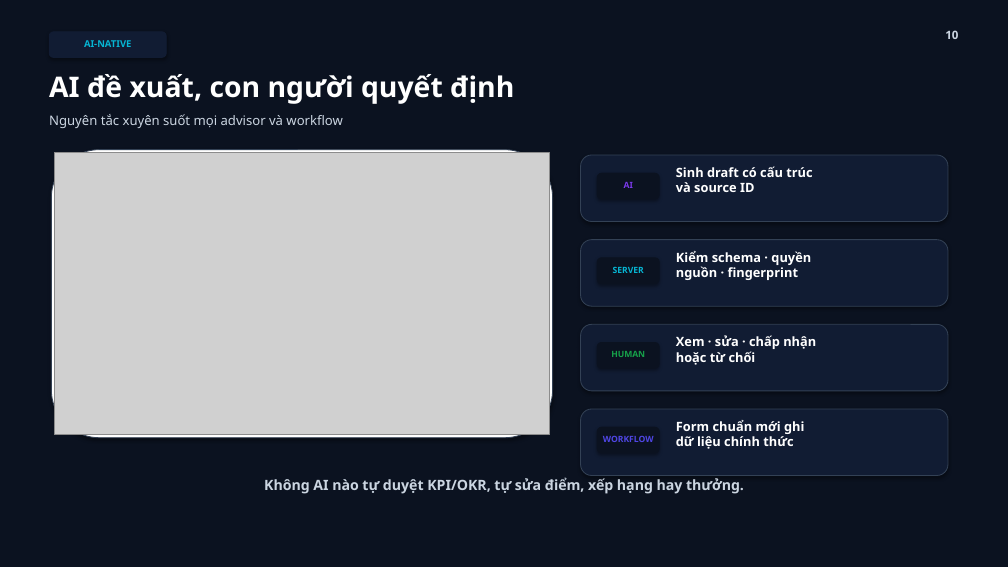
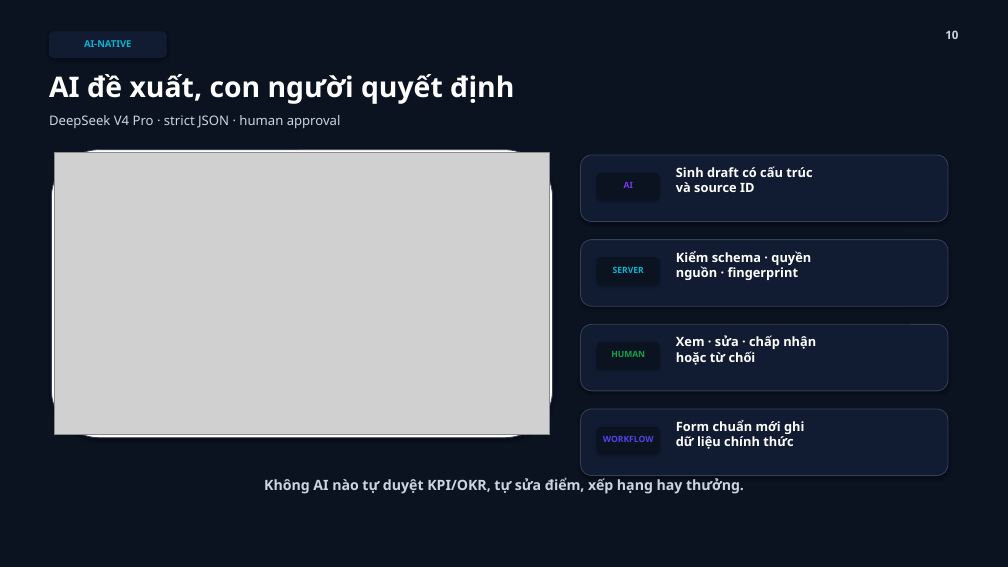
Before and after one commit to nhubui2008/Manage-KPI-or-OKR-System, a slide deck: slide 10 of docs/Presentation_BaoCao_TotNghiep_NEXTGEN.pptx. Drawn at 1008x567 pixels with LibreOffice and Linux fonts; fonts in the diff are those of the drawing; grey boxes stand for pictures. Boxes give left, top, right and bottom in pixels: in the first picture for what was removed or moved away, otherwise in the second. Text is boxed around its words. In the diff, an @@ line names an element or a change of style, - is before the commit and + after.

```diff
--- a/docs/Presentation_BaoCao_TotNghiep_NEXTGEN.pptx
+++ b/docs/Presentation_BaoCao_TotNghiep_NEXTGEN.pptx
@@ text at <box>49,115,341,128</box>: text changed @@
-Nguyên tắc xuyên suốt mọi advisor và workflow
+DeepSeek V4 Pro · strict JSON · human approval
```
Also in this commit, not shown: 2 other slides changed, 35 other files.
